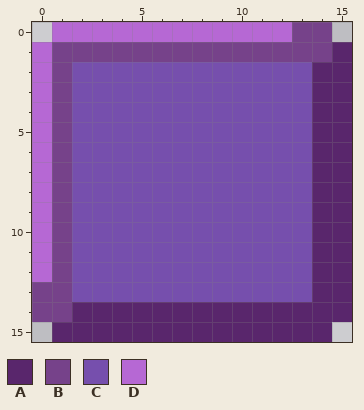
One commit to this pixel-art file: Assets/Sprites/block.aseprite. Above, as it was before the edit.
16x16 pixels, 1 frame.
Palette (. is transparent): A #59266c  B #76428a  C #764fad  D #b668d4
Pixels before, first column x 0:
 0 .DDDDDDDDDDDDBB.
 1 DBBBBBBBBBBBBBBA
 2 DBCCCCCCCCCCCCAA
 3 DBCCCCCCCCCCCCAA
 4 DBCCCCCCCCCCCCAA
 5 DBCCCCCCCCCCCCAA
 6 DBCCCCCCCCCCCCAA
 7 DBCCCCCCCCCCCCAA
 8 DBCCCCCCCCCCCCAA
 9 DBCCCCCCCCCCCCAA
10 DBCCCCCCCCCCCCAA
11 DBCCCCCCCCCCCCAA
12 DBCCCCCCCCCCCCAA
13 BBCCCCCCCCCCCCAA
14 BBAAAAAAAAAAAAAA
15 .AAAAAAAAAAAAAA.
The same view after the edit:
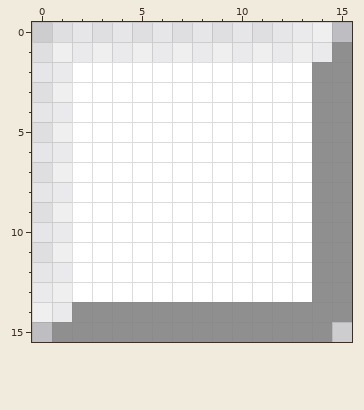
Difference:
colour A: #59266c -> #8f8f8f
colour B: #76428a -> #ffffffae
colour C: #764fad -> #ffffff
colour D: #b668d4 -> #ffffff81
Changed places in both pictures, as pixel boxes (x1, y1, x2, y2):
changed: (32, 22, 352, 342)
